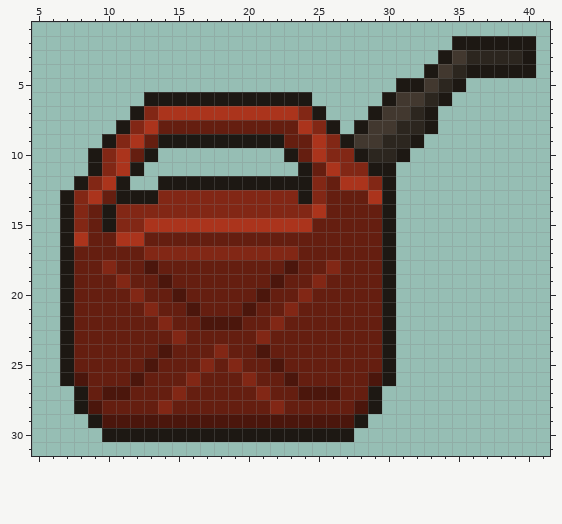
File history of a pixel-art sprite, art/ui/inventory_icons/Gas_can.png. The picture above is the old version.
The file is 48x32 pixels. Shown: x 5..41, y 1..31.
After the commit:
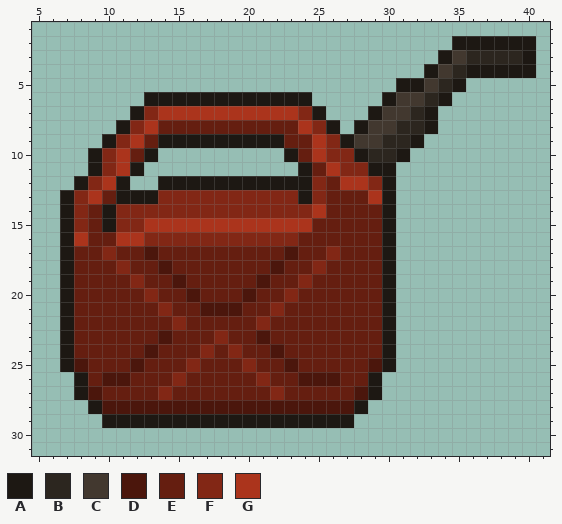
Palette (. is transparent): A #1d1813  B #2c261f  C #42382f  D #4b160c  E #651e10  F #822715  G #ab341c
The edit:
@@ x 5..41 @@
 15 ..AFEAFFGGGGGGGGGGGGEEEEEA...........
-16 ..AGEEGGEEEEEEEEEEEEEEEEEA...........
-17 ..AEEEEEFFFFFFFFFFFEEEEEEA...........
-18 ..AEEFEEDEEEEEEEEEDEEFEEEA...........
-19 ..AEEEFEEDEEEEEEEDEEFEEEEA...........
-20 ..AEEEEFEEDEEEEEDEEFEEEEEA...........
-21 ..AEEEEEFEEDEEEDEEFEEEEEEA...........
-22 ..AEEEEEEFEEDDDEEFEEEEEEEA...........
-23 ..AEEEEEEEFEEEEEFEEEEEEEEA...........
-24 ..AEEEEEEDEEEFEEDEEEEEEEEA...........
-25 ..AEEEEEDEEEFEFEEDEEEEEEEA...........
-26 ..ADEEEDEEEFEEEFEEDEEEEEDA...........
-27 ...AEDDEEEFEEEEEFEEDDDEEA............
-28 ...ADEEEEFEEEEEEEFEEEEEDA............
-29 ....ADDDDDDDDDDDDDDDDDDA.............
-30 .....AAAAAAAAAAAAAAAAAA..............
+16 ..AGEEGGFFFFFFFFFFFEEEEEEA...........
+17 ..AEEFEEDEEEEEEEEEDEEFEEEA...........
+18 ..AEEEFEEDEEEEEEEDEEFEEEEA...........
+19 ..AEEEEFEEDEEEEEDEEFEEEEEA...........
+20 ..AEEEEEFEEDEEEDEEFEEEEEEA...........
+21 ..AEEEEEEFEEDDDEEFEEEEEEEA...........
+22 ..AEEEEEEEFEEEEEFEEEEEEEEA...........
+23 ..AEEEEEEDEEEFEEDEEEEEEEEA...........
+24 ..AEEEEEDEEEFEFEEDEEEEEEEA...........
+25 ..ADEEEDEEEFEEEFEEDEEEEEDA...........
+26 ...AEDDEEEFEEEEEFEEDDDEEA............
+27 ...ADEEEEFEEEEEEEFEEEEEDA............
+28 ....ADDDDDDDDDDDDDDDDDDA.............
+29 .....AAAAAAAAAAAAAAAAAA..............
+30 .....................................
 31 .....................................
Pixel boxes of the changes (left, top, right, bottom) in both pictures:
changed: (60, 232, 396, 442)
